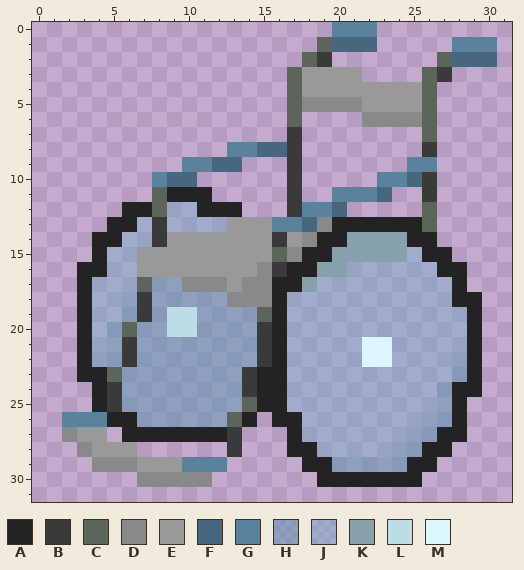
File history of a pixel-art sprite, images/fauteuil.png. The picture above was drawn from the file before the commit.
The file is 32x32 pixels. Colours within 5 levels of each other are drawn and written as one.
Palette (. is transparent): A #232323  B #3a3a3a  C #5b655a  D #898989  E #999999  F #46677d  G #5b829d  H #5496af7c  J #61afcb59  K #86a1ab  L #bcdce7  M #dcf6ff
New version:
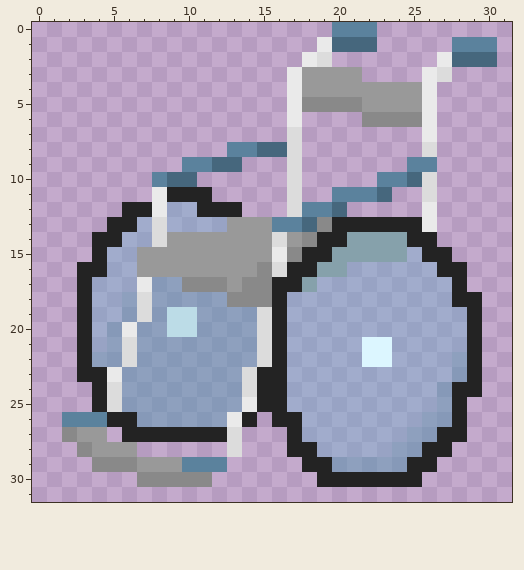
What changed:
colour B: #3a3a3a -> #dcdcdc
colour C: #5b655a -> #eaeaea
y 19: x 15 C -> B
Pixel boxes of the changes (left, top, right, bottom) in both pictures:
changed: (227, 37, 332, 457)
changed: (422, 52, 452, 232)
changed: (107, 187, 167, 412)
